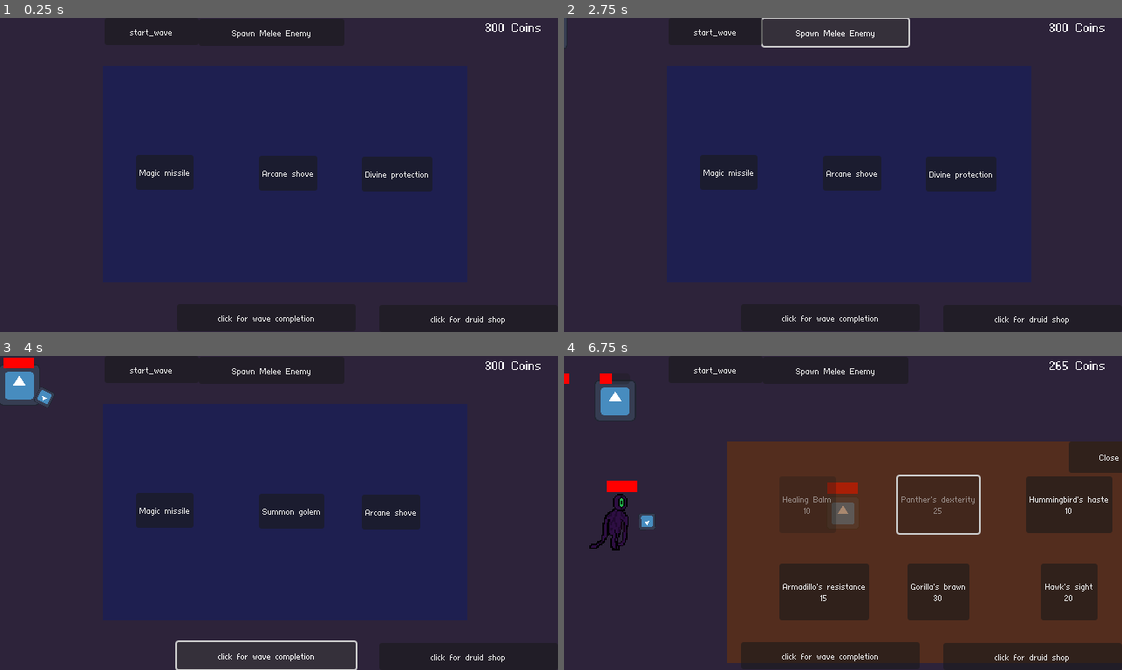
Above: before the commit, frames 1-4 (two rows, left to right).
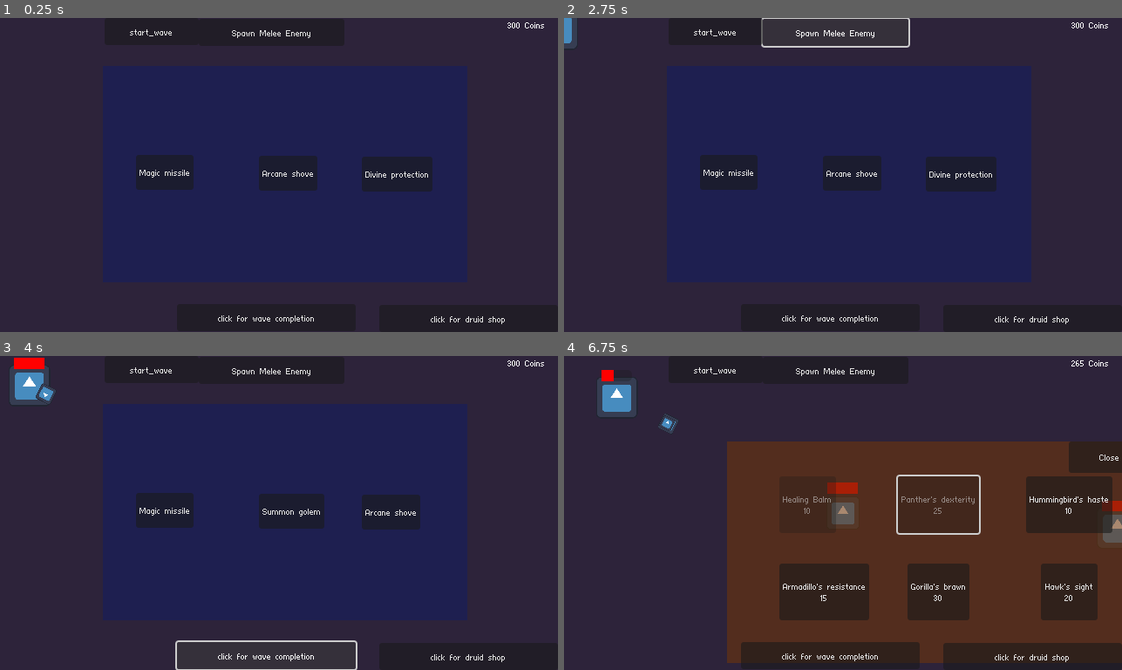
Above: after the commit, the same moments.

Repository: TobiasTV49/Informatica-Eindopdracht
Game: Godot game, scene res://Functionality/Scenes/main.tscn
Two runs of this game, one before a commit and one after it. Both use one fixed random seed, a clock stepped at 60 frames per second and the inputs below. The engine's default icon, where the game draws it, is replaced by a stand-in: a white triangle on a blue panel in a dark square.
Inputs:
- Up to frame 1 (0.25 s): no input
- Up to frame 2 (2.75 s): click "start_wave" at 0.5 s; click "start_wave" at 1.25 s; click "Spawn Melee Enemy" at 2 s
- Up to frame 3 (4 s): click "Magic missile" at 2.75 s; click "click for wave completion" at 3.5 s
- Up to frame 4 (6.75 s): click "Summon golem" at 4.25 s; click "click for druid shop" at 5 s; click "Healing Balm 10" at 5.75 s; click "Panther's dexterity 25" at 6.5 s

The runs differ from the first frame. In frame 1, 0.1% of the frame differs, in the area x 87-98%, y 1-5%; in frame 2, 0.3%; in frame 3, 0.9%; in frame 4, 1.7%, in the area x 0-100%, y 1-62%.

Commit message:
A lot of stuff
Ranged enemy now working
Wave system now working better

Diff:
--- a/Functionality/Scenes/SpellMenu.tscn
+++ b/Functionality/Scenes/SpellMenu.tscn
@@ -1,6 +1,6 @@
 [gd_scene load_steps=3 format=3 uid="uid://bxotcyclcovoj"]
 
-[ext_resource type="Script" path="res://Assets/Scripts/spell_menu.gd" id="1_d2hj5"]
+[ext_resource type="Script" path="res://Functionality/Scripts/spell_menu.gd" id="1_d2hj5"]
 
 [sub_resource type="Theme" id="Theme_bbvsk"]
 
--- a/Functionality/Scenes/bullet.tscn
+++ b/Functionality/Scenes/bullet.tscn
@@ -1,12 +1,12 @@
 [gd_scene load_steps=4 format=3 uid="uid://d4h3a3t6r5e0v"]
 
 [ext_resource type="Texture2D" uid="uid://c4snuhiqix0ih" path="res://icon.svg" id="1_h3iaq"]
-[ext_resource type="Script" path="res://Assets/Scripts/bullet.gd" id="1_vt3w6"]
+[ext_resource type="Script" path="res://Functionality/Scripts/bullet.gd" id="1_vt3w6"]
 
 [sub_resource type="RectangleShape2D" id="RectangleShape2D_x5uif"]
 
 [node name="bullet" type="CharacterBody2D" groups=["bullets"]]
-collision_layer = 2
+collision_layer = 4
 collision_mask = 2
 script = ExtResource("1_vt3w6")
 metadata/bullet_type = ""
--- a/Functionality/Scenes/druid_menu.tscn
+++ b/Functionality/Scenes/druid_menu.tscn
@@ -1,6 +1,6 @@
 [gd_scene load_steps=2 format=3 uid="uid://og50mlvkyoml"]
 
-[ext_resource type="Script" path="res://Assets/Scripts/druid_menu.gd" id="1_yk1t5"]
+[ext_resource type="Script" path="res://Functionality/Scripts/druid_menu.gd" id="1_yk1t5"]
 
 [node name="DruidMenu" type="Node2D"]
 script = ExtResource("1_yk1t5")
--- a/Functionality/Scenes/enemy.tscn
+++ b/Functionality/Scenes/enemy.tscn
@@ -1,6 +1,6 @@
 [gd_scene load_steps=18 format=3 uid="uid://dlsjc0570kmji"]
 
-[ext_resource type="Script" path="res://Assets/Scripts/melee_enemy.gd" id="1_jfa1j"]
+[ext_resource type="Script" path="res://Functionality/Scripts/melee_enemy.gd" id="1_jfa1j"]
 [ext_resource type="Texture2D" uid="uid://cbs3mvlkaowvo" path="res://Assets/pixilart-sprite.png" id="2_qtmnn"]
 [ext_resource type="FontFile" uid="uid://crm5aodm5xa2d" path="res://at01.ttf" id="3_bkdgu"]
 
@@ -113,7 +113,7 @@
 
 [node name="HitBox" type="Area2D" parent="."]
 collision_layer = 2
-collision_mask = 2
+collision_mask = 6
 
 [node name="HitBoxShape" type="CollisionShape2D" parent="HitBox"]
 position = Vector2(-3, 0)
--- /dev/null
+++ b/Functionality/Scenes/enemy_bullet.tscn
@@ -0,0 +1,21 @@
+[gd_scene load_steps=4 format=3 uid="uid://duaa741y2hmtc"]
+
+[ext_resource type="Script" path="res://Functionality/Scripts/enemy_bullet.gd" id="1_p1bwa"]
+[ext_resource type="Texture2D" uid="uid://c4snuhiqix0ih" path="res://icon.svg" id="2_irwr3"]
+
+[sub_resource type="RectangleShape2D" id="RectangleShape2D_4e1k5"]
+size = Vector2(50, 50)
+
+[node name="enemy_bullet" type="CharacterBody2D" groups=["damages_player"]]
+collision_layer = 4
+collision_mask = 2
+script = ExtResource("1_p1bwa")
+
+[node name="Sprite2D" type="Sprite2D" parent="."]
+scale = Vector2(0.075, 0.075)
+texture = ExtResource("2_irwr3")
+
+[node name="CollisionShape2D" type="CollisionShape2D" parent="."]
+position = Vector2(0, 1.19209e-07)
+scale = Vector2(0.2, 0.2)
+shape = SubResource("RectangleShape2D_4e1k5")
--- a/Functionality/Scenes/main.tscn
+++ b/Functionality/Scenes/main.tscn
@@ -1,6 +1,6 @@
 [gd_scene load_steps=7 format=3 uid="uid://2bkx1y5hcu02"]
 
-[ext_resource type="Script" path="res://Assets/Scripts/main.gd" id="1_oydpu"]
+[ext_resource type="Script" path="res://Functionality/Scripts/main.gd" id="1_oydpu"]
 [ext_resource type="PackedScene" uid="uid://ghvrtut8se0h" path="res://Functionality/Scenes/player.tscn" id="2_d5emv"]
 [ext_resource type="FontFile" uid="uid://crm5aodm5xa2d" path="res://at01.ttf" id="3_bg0tj"]
 [ext_resource type="PackedScene" uid="uid://d4h3a3t6r5e0v" path="res://Functionality/Scenes/bullet.tscn" id="4_44lj5"]
@@ -15,17 +15,6 @@
 
 [node name="Camera2D" type="Camera2D" parent="Player"]
 zoom = Vector2(1.5, 1.5)
-
-[node name="Coins" type="Label" parent="Player"]
-anchors_preset = 2
-anchor_top = 1.0
-anchor_bottom = 1.0
-offset_left = 158.0
-offset_top = -120.0
-offset_right = 214.0
-offset_bottom = -94.0
-grow_vertical = 0
-theme_override_fonts/font = ExtResource("3_bg0tj")
 
 [node name="bullet" parent="." instance=ExtResource("4_44lj5")]
 visible = false
@@ -86,6 +75,17 @@
 offset_bottom = 31.0
 text = "start_wave"
 
+[node name="Coins" type="Label" parent="CanvasLayer"]
+anchors_preset = 2
+anchor_top = 1.0
+anchor_bottom = 1.0
+offset_left = 582.0
+offset_top = -359.0
+offset_right = 638.0
+offset_bottom = -333.0
+grow_vertical = 0
+theme_override_fonts/font = ExtResource("3_bg0tj")
+
 [node name="enemy spawners" type="Node2D" parent="."]
 
 [node name="spawner1" type="Node2D" parent="enemy spawners" groups=["enemy_spawners"]]
@@ -109,6 +109,27 @@
 offset_right = 33.0
 offset_bottom = 32.0
 
+[node name="spawner4" type="Node2D" parent="enemy spawners" groups=["enemy_spawners"]]
+position = Vector2(589, 258)
+
+[node name="ColorRect" type="ColorRect" parent="enemy spawners/spawner4"]
+offset_right = 33.0
+offset_bottom = 32.0
+
+[node name="spawner5" type="Node2D" parent="enemy spawners" groups=["enemy_spawners"]]
+position = Vector2(589, 159)
+
+[node name="ColorRect" type="ColorRect" parent="enemy spawners/spawner5"]
+offset_right = 33.0
+offset_bottom = 32.0
+
+[node name="spawner6" type="Node2D" parent="enemy spawners" groups=["enemy_spawners"]]
+position = Vector2(588, 54)
+
+[node name="ColorRect" type="ColorRect" parent="enemy spawners/spawner6"]
+offset_right = 33.0
+offset_bottom = 32.0
+
 [node name="player_bullets" type="Node2D" parent="."]
 
 [node name="enemy_bullets" type="Node2D" parent="."]
--- a/Functionality/Scenes/player.tscn
+++ b/Functionality/Scenes/player.tscn
@@ -1,13 +1,16 @@
-[gd_scene load_steps=6 format=3 uid="uid://ghvrtut8se0h"]
+[gd_scene load_steps=7 format=3 uid="uid://ghvrtut8se0h"]
 
 [ext_resource type="Texture2D" uid="uid://c4snuhiqix0ih" path="res://icon.svg" id="1_lyy2g"]
-[ext_resource type="Script" path="res://Assets/Scripts/player.gd" id="1_oo448"]
+[ext_resource type="Script" path="res://Functionality/Scripts/player.gd" id="1_oo448"]
 [ext_resource type="FontFile" uid="uid://crm5aodm5xa2d" path="res://at01.ttf" id="3_pb475"]
 
 [sub_resource type="RectangleShape2D" id="RectangleShape2D_m4wlj"]
 
 [sub_resource type="StyleBoxFlat" id="StyleBoxFlat_iunqm"]
 bg_color = Color(1, 0, 0, 1)
+
+[sub_resource type="CircleShape2D" id="CircleShape2D_1dgia"]
+radius = 14.0357
 
 [node name="Player" type="CharacterBody2D" groups=["Player"]]
 script = ExtResource("1_oo448")
@@ -16,7 +19,7 @@
 scale = Vector2(0.2, 0.2)
 texture = ExtResource("1_lyy2g")
 
-[node name="CollisionShape2D" type="CollisionShape2D" parent="."]
+[node name="playerCollision" type="CollisionShape2D" parent="."]
 shape = SubResource("RectangleShape2D_m4wlj")
 
 [node name="ProgressBar" type="ProgressBar" parent="."]
@@ -33,4 +36,11 @@
 
 [node name="AttackTimer" type="Timer" parent="."]
 
+[node name="playerHitBox" type="Area2D" parent="."]
+collision_mask = 5
+
+[node name="playerHitBoxShape" type="CollisionShape2D" parent="playerHitBox"]
+shape = SubResource("CircleShape2D_1dgia")
+
 [connection signal="timeout" from="AttackTimer" to="." method="_on_attack_timer_timeout"]
+[connection signal="body_entered" from="playerHitBox" to="." method="_on_player_hit_box_body_entered"]
--- a/Functionality/Scenes/ranged_enemy.tscn
+++ b/Functionality/Scenes/ranged_enemy.tscn
@@ -11,7 +11,7 @@
 var damage = 10
 var health = 50
 @onready var player = get_tree().get_nodes_in_group(\"Player\")[0]
-var bullet_load = preload(\"res://Functionality/Scenes/bullet.tscn\")
+var bullet_load = preload(\"res://Functionality/Scenes/enemy_bullet.tscn\")
 
 func _ready() -> void:
 	attacking = false
@@ -46,10 +46,10 @@
 
 func _on_attacktimer_timeout() -> void: #temp inactive because it breaks alot
 	pass
-	#var bullet = bullet_load.instantiate()
-	#var enemy_bullets = get_tree().current_scene.get_node(\"enemy_bullets\")
-	#enemy_bullets.add_child(bullet)
-	#Global.enemy_shoot.emit(\"player\", self.position, bullet.name)
+	var bullet = bullet_load.instantiate()
+	var enemy_bullets = get_tree().current_scene.get_node(\"enemy_bullets\")
+	enemy_bullets.add_child(bullet)
+	Global.enemy_shoot.emit(\"player\", self.position, bullet.name)
 
 
 
@@ -97,7 +97,7 @@
 
 [node name="HitBox" type="Area2D" parent="."]
 collision_layer = 2
-collision_mask = 2
+collision_mask = 6
 
 [node name="HitBoxShape" type="CollisionShape2D" parent="HitBox"]
 position = Vector2(-3, 0)
--- a/Assets/Scripts/bullet.gd
+++ b/Functionality/Scripts/bullet.gd
@@ -9,7 +9,6 @@
 
 func _ready():
 	Global.shoot.connect(shot_fired)
-	Global.enemy_shoot.connect(enemy_shot_fired)
 	visible = false
 
 func _process(delta: float) -> void:
@@ -37,6 +36,7 @@
 
 func shot_fired(bullet_target, source):
 	position = source
+	Global.shoot.disconnect(shot_fired)
 	get_nearest_enemy()
 	if bullet_target == "enemy" and Global.nearest_enemy != null:
 		self.set_meta("bullet_type", "player bullet")
@@ -45,15 +45,3 @@
 		shot = true
 	else:
 		pass
-	Global.shoot.disconnect(shot_fired)
-
-func enemy_shot_fired(bullet_target, source, bullet_name):
-	position = source
-	Global.shoot.disconnect(shot_fired)
-	if bullet_target == "player" and get_parent().name == "enemy_bullets":
-		look_at(player.position)
-		self.set_meta("bullet_type", "enemy bullet")
-		visible = true
-		shot = true
-	else:
-		queue_free()
--- /dev/null
+++ b/Functionality/Scripts/enemy_bullet.gd
@@ -0,0 +1,28 @@
+extends CharacterBody2D
+
+var shot: bool = false
+var direction
+@onready var player = get_tree().get_nodes_in_group("Player")[0]
+var speed = 100
+
+func _ready():
+	Global.enemy_shoot.connect(enemy_shot_fired)
+	visible = false
+
+func _process(delta: float) -> void:
+	if shot == true:
+		var move_vector = Vector2(1, 0).rotated(rotation)
+		velocity = move_vector * speed
+	move_and_slide()
+
+
+func enemy_shot_fired(bullet_target, source, bullet_name):
+	Global.enemy_shoot.disconnect(enemy_shot_fired)
+	position = source
+	if bullet_target == "player" and get_parent().name == "enemy_bullets":
+		look_at(player.position)
+		self.set_meta("bullet_type", "enemy bullet")
+		visible = true
+		shot = true
+	else:
+		queue_free()
--- a/Assets/Scripts/main.gd
+++ b/Functionality/Scripts/main.gd
@@ -8,13 +8,17 @@
 func _ready() -> void:
 	Global.player_death = false
 	Global.enemy_killed.connect(enemy_killed)
+	for i in $"enemy spawners".get_children(): #Hides the enemy spawners when starting
+		i.visible = false
 
 
 # Called every frame. 'delta' is the elapsed time since the previous frame.
 func _process(delta: float) -> void:
 	if Global.player_health <= 0 and Global.player_death == false: #player is about to die
 		Global.player_death = true
-		#player.queue_free()
+
+	if Global.player_death == false:
+		$CanvasLayer/Coins.text = str(Global.PlayerCoins) + " Coins"
 
 	if Global.WaveCompleted == true:
 		spell_menu.show()
@@ -24,7 +28,6 @@
 		$CanvasLayer/DruidMenu.show()
 	else:
 		$CanvasLayer/DruidMenu.hide()
-	$Player/Coins.text = str(Global.PlayerCoins) + " Coins"
 
 #Function that makes the waves
 func start_wave(wave_number):
@@ -34,6 +37,8 @@
 		while i[1] > 0:
 			wave_array.append(i[0])
 			i[1] -= 1
+
+	wave_array.shuffle()
 
 	while wave_array.size() > 0: #Sets up all the enemies and calls the spawn_enemy function
 		await get_tree().create_timer(2).timeout
--- a/Assets/Scripts/player.gd
+++ b/Functionality/Scripts/player.gd
@@ -29,3 +29,11 @@
 	player_bullets.add_child(bullet)
 	bullet.position = position
 	Global.shoot.emit(bullet_target, source)
+
+
+func _on_player_hit_box_body_entered(body: Node2D) -> void:
+	if body.is_in_group("damages_player"):
+		body.queue_free()
+		Global.player_health -= 10
+		if Global.player_health < 1:
+			self.queue_free()
--- a/project.godot
+++ b/project.godot
@@ -17,8 +17,8 @@
 
 [autoload]
 
-Global="*res://Assets/Scripts/Global.gd"
-GameData="*res://Assets/Scripts/GameData.gd"
+Global="*res://Functionality/Scripts/Global.gd"
+GameData="*res://Functionality/Scripts/GameData.gd"
 
 [display]
 
@@ -34,6 +34,7 @@
 enemies=""
 bullets=""
 enemy_spawners=""
+damages_player=""
 
 [gui]
 
Renamed: Assets/Scripts/GameData.gd -> Functionality/Scripts/GameData.gd
Renamed: Assets/Scripts/Global.gd -> Functionality/Scripts/Global.gd
Renamed: Assets/Scripts/druid_menu.gd -> Functionality/Scripts/druid_menu.gd
Renamed: Assets/Scripts/melee_enemy.gd -> Functionality/Scripts/melee_enemy.gd
Renamed: Assets/Scripts/spell_menu.gd -> Functionality/Scripts/spell_menu.gd
